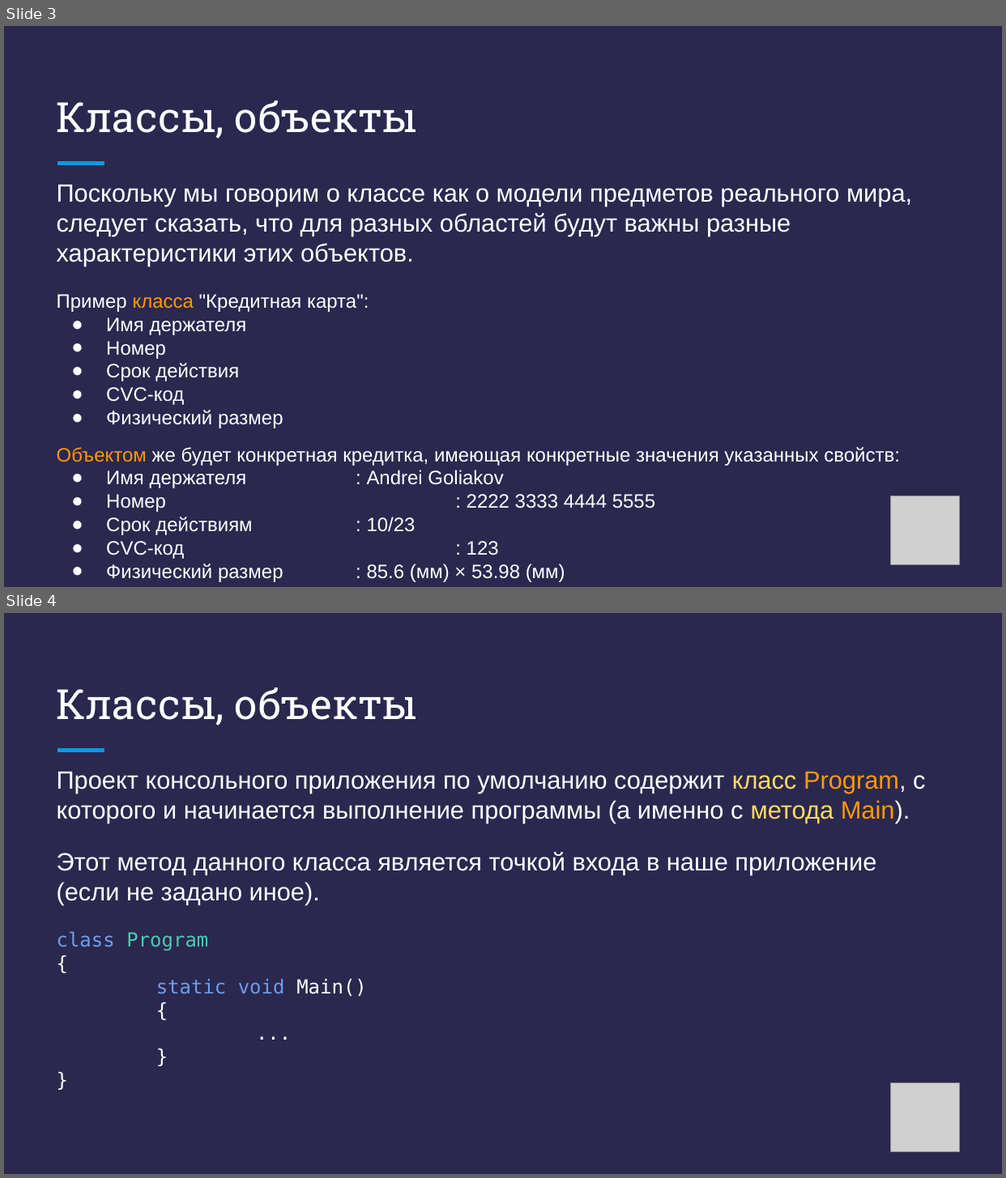
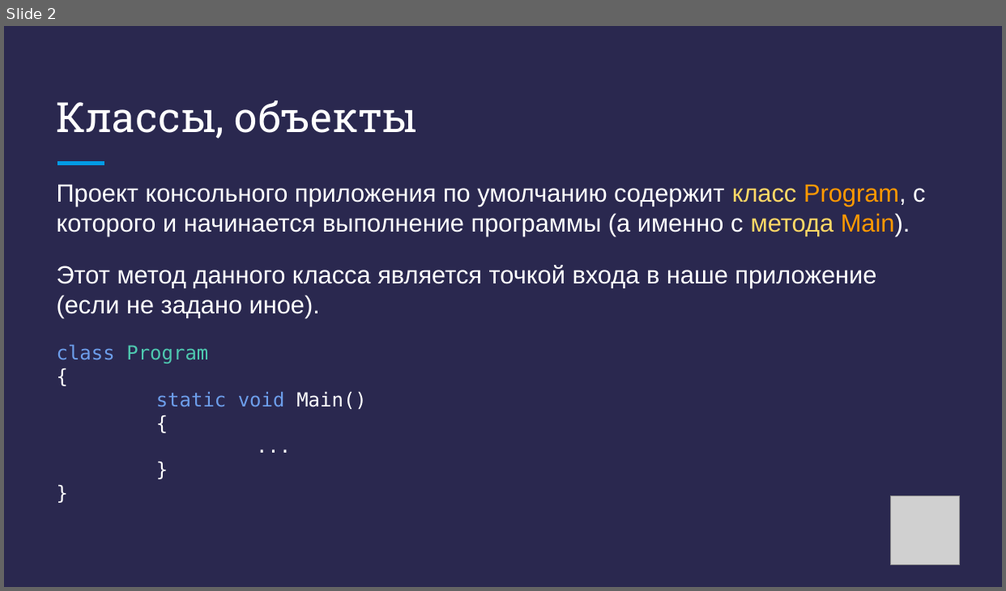
Before and after one commit to DenisKaVladimirovich/MyLessons, a slide deck: 10/Презентация - C# + .NET - Урок 10.pptx. Shown one above the other, each under a label of ours: slides 3 and 4 before the commit, slide 2 after it. The pictures are 1006x1178 and 1006x591 pixels, drawn with LibreOffice and Linux fonts; fonts in the diff are those of the drawing; grey boxes stand for pictures. Boxes give left, top, right and bottom in pixels: in the first picture for what was removed or moved away, otherwise in the second. Text is boxed around its words. In the diff, an @@ line names an element or a change of style, - is before the commit and + after.

```diff
--- a/10/Презентация - C# + .NET - Урок 10.pptx
+++ b/10/Презентация - C# + .NET - Урок 10.pptx
@@ slide 3 removed at [4, 26, 1002, 587], background #2A284F; not listed: 1 template element that a slide beside it also shows @@
@@ title removed at [57, 101, 418, 139] @@
-Классы, объекты
@@ text removed at [57, 185, 912, 582] @@
-Поскольку мы говорим о классе как о модели предметов реального мира, следует сказать, что для разных областей будут важны разные характеристики этих объектов.
-Пример класса "Кредитная карта":
-● Имя держателя
-● Номер
-● Срок действия
-● CVC-код
-● Физический размер
-Объектом же будет конкретная кредитка, имеющая конкретные значения указанных свойств:
-● Имя держателя : Andrei Goliakov
-● Номер : 2222 3333 4444 5555
-● Срок действиям : 10/23
-● CVC-код : 123
-● Физический размер : 85.6 (мм) × 53.98 (мм)
@@ picture removed at [890, 496, 959, 565] @@
@@ what was slide 4 is now slide 2 @@
```
Also in this commit, not shown: 6 slides changed, 6 slides added, 3 other slides removed, 21 other files.
